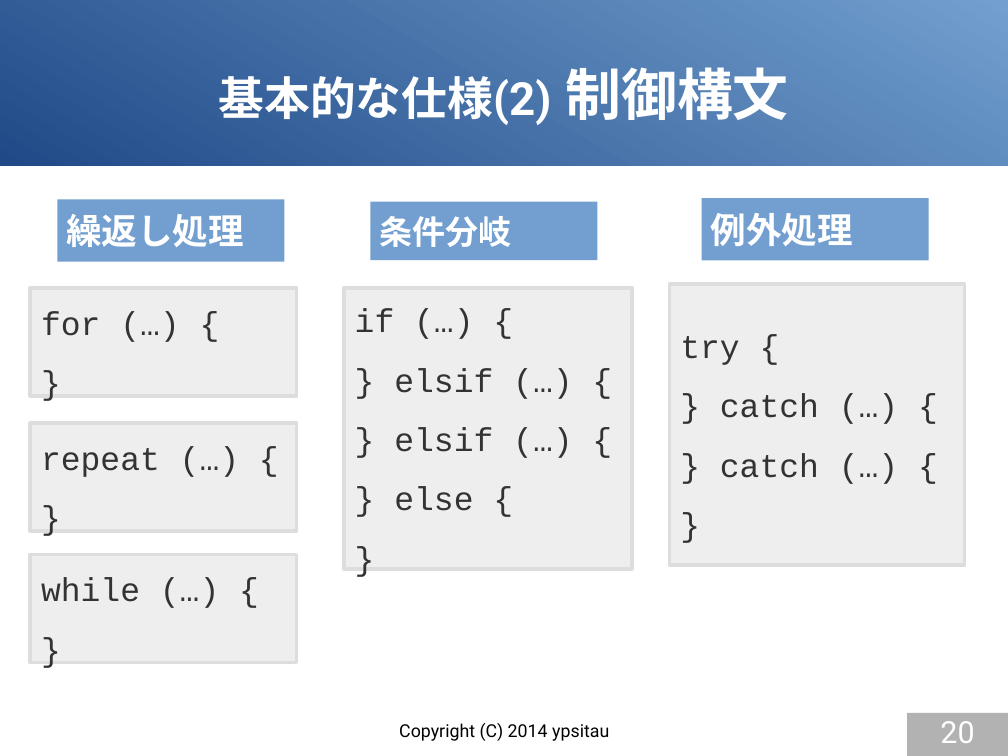
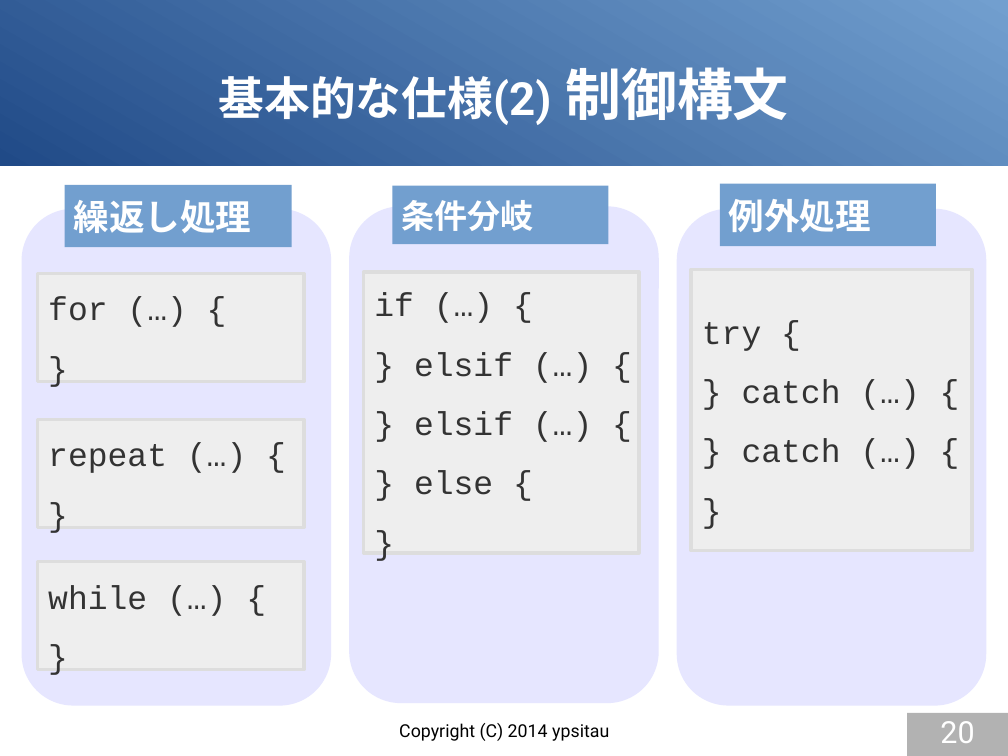
Before and after one commit to gura-lang/gura-doc, a slide deck: slide 20 of presentation/gura-introduction.odp. Drawn at 1008x756 pixels with LibreOffice and Linux fonts; fonts in the diff are those of the drawing. Boxes give left, top, right and bottom in pixels: in the first picture for what was removed or moved away, otherwise in the second. Text is boxed around its words. In the diff, an @@ line names an element or a change of style, - is before the commit and + after.

```diff
--- a/presentation/gura-introduction.odp
+++ b/presentation/gura-introduction.odp
@@ freeform shape added at <box>22,209,332,705</box>, fill #E6E6FF @@
@@ rectangle "繰返し処理": place and size @@
-rectangle "繰返し処理" at <box>58,199,284,262</box>
+rectangle "繰返し処理" at <box>65,185,292,247</box>
@@ freeform shape added at <box>349,207,659,703</box>, fill #E6E6FF @@
@@ rectangle "条件分岐": place and size @@
-rectangle "条件分岐" at <box>370,201,597,260</box>
+rectangle "条件分岐" at <box>392,186,608,244</box>
@@ freeform shape added at <box>677,209,987,705</box>, fill #E6E6FF @@
@@ rectangle "例外処理": place and size @@
-rectangle "例外処理" at <box>702,198,928,261</box>
+rectangle "例外処理" at <box>720,184,936,246</box>
@@ rectangle "for (…) {": place and size @@
-rectangle "for (…) {" at <box>30,288,296,396</box>
+rectangle "for (…) {" at <box>38,273,304,381</box>
@@ rectangle "if (…) {": place and size @@
-rectangle "if (…) {" at <box>344,288,632,569</box>
+rectangle "if (…) {" at <box>364,272,639,552</box>
@@ rectangle "try {": place and size @@
-rectangle "try {" at <box>670,284,965,565</box>
+rectangle "try {" at <box>692,270,972,551</box>
@@ rectangle "repeat (…) {": place and size @@
-rectangle "repeat (…) {" at <box>30,424,296,531</box>
+rectangle "repeat (…) {" at <box>38,420,304,528</box>
@@ rectangle "while (…) {": place and size @@
-rectangle "while (…) {" at <box>30,554,296,662</box>
+rectangle "while (…) {" at <box>38,562,304,670</box>
```
Also in this commit, not shown: 7 other slides changed, 1 slide added.
